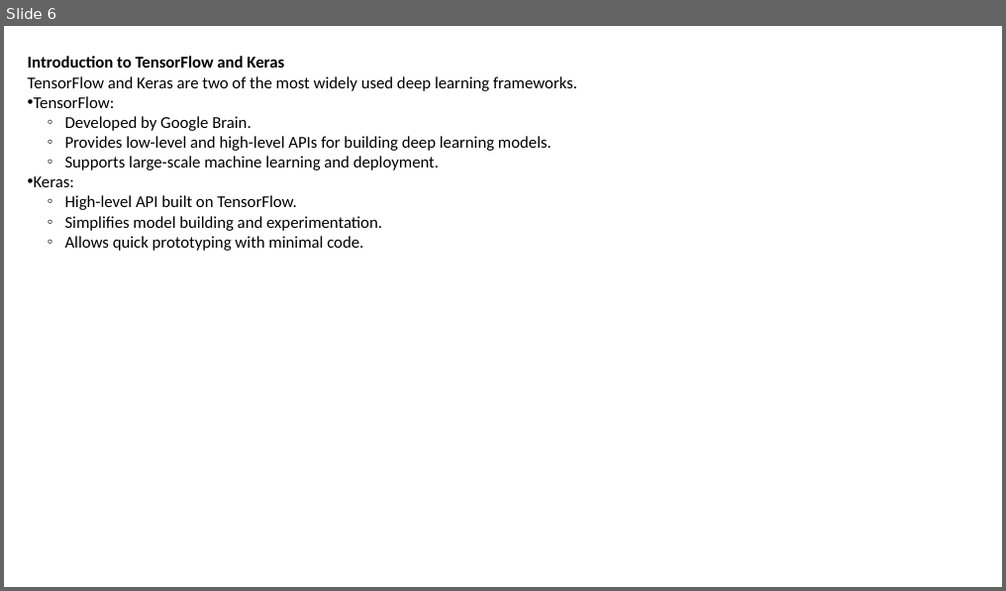
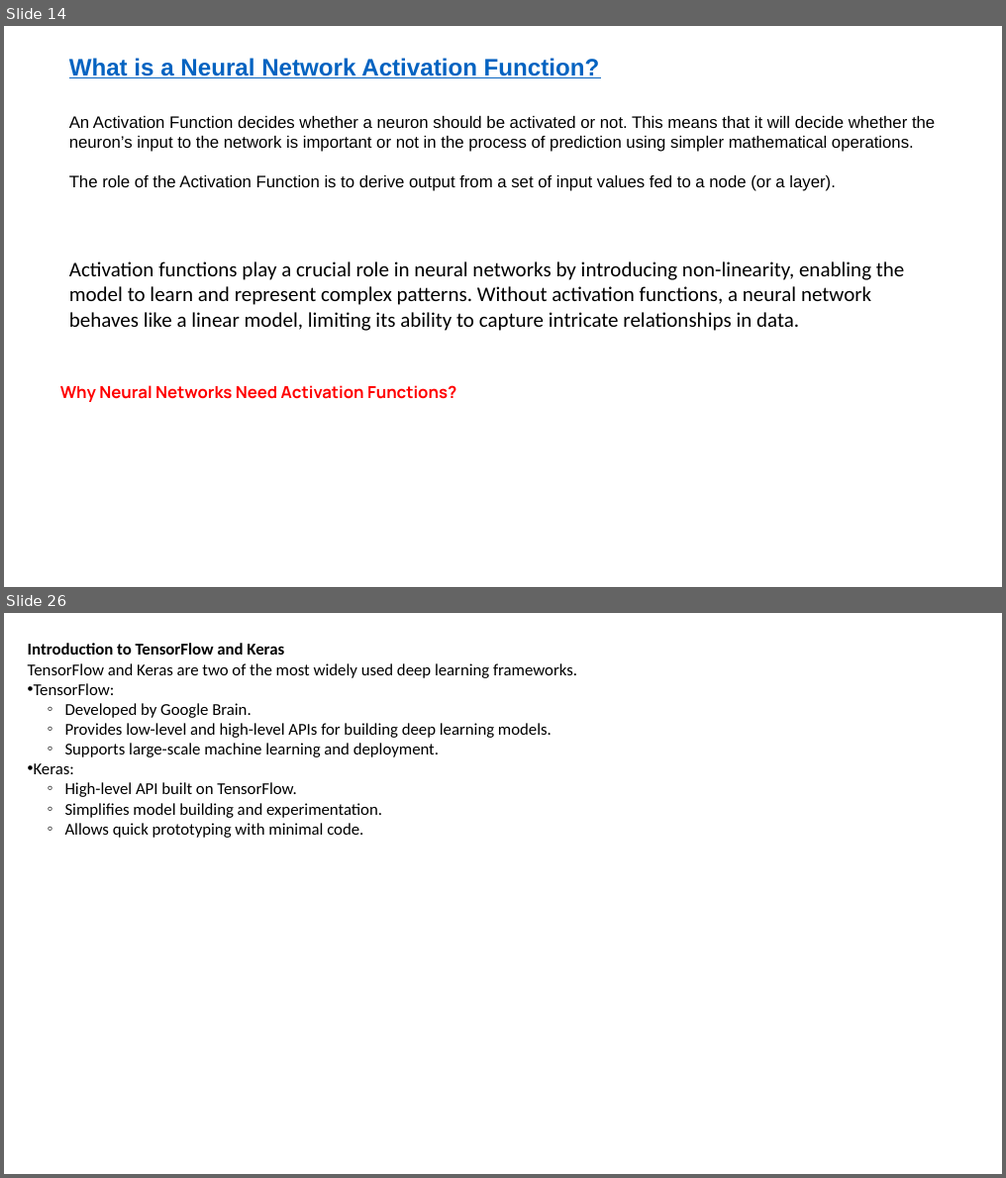
Before and after one commit to shahil04/ds_materials, a slide deck: Deep_learning/deep learning_itvedant.pptx. Shown one above the other, each under a label of ours: slide 6 before the commit, slides 14 and 26 after it; the slides between them are not shown. The pictures are 1006x591 and 1006x1178 pixels, drawn with LibreOffice and Linux fonts; fonts in the diff are those of the drawing. Boxes give left, top, right and bottom in pixels: in the first picture for what was removed or moved away, otherwise in the second. Text is boxed around its words. In the diff, an @@ line names an element or a change of style, - is before the commit and + after.

```diff
--- a/Deep_learning/deep learning_itvedant.pptx
+++ b/Deep_learning/deep learning_itvedant.pptx
@@ slide 14 added at bbox=[4, 26, 1002, 587], background #FFFFFF @@
@@ text added at bbox=[69, 58, 935, 191], 16 pt, text #000000 @@
+What is a Neural Network Activation Function?
+An Activation Function decides whether a neuron should be activated or not. This means that it will decide whether the neuron’s input to the network is important or not in the process of prediction using simpler mathematical operations.
+The role of the Activation Function is to derive output from a set of input values fed to a node (or a layer).
@@ text added at bbox=[69, 262, 905, 331], 20 pt, text #000000 @@
+Activation functions play a crucial role in neural networks by introducing non-linearity, enabling the model to learn and represent complex patterns. Without activation functions, a neural network behaves like a linear model, limiting its ability to capture intricate relationships in data.
@@ text added at bbox=[60, 385, 456, 402], 16 pt, text #FF0000, bold @@
+Why Neural Networks Need Activation Functions?
@@ what was slide 6 is now slide 26 @@
```
Also in this commit, not shown: 6 slides changed, 18 other slides added, 31 other files.
